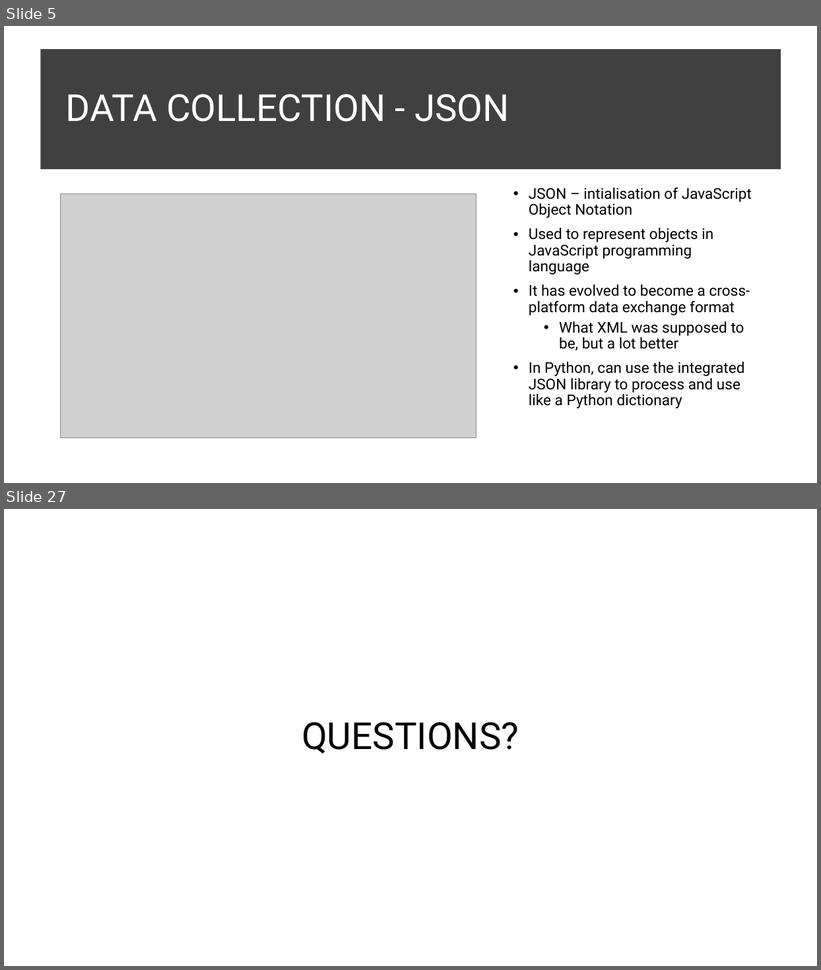
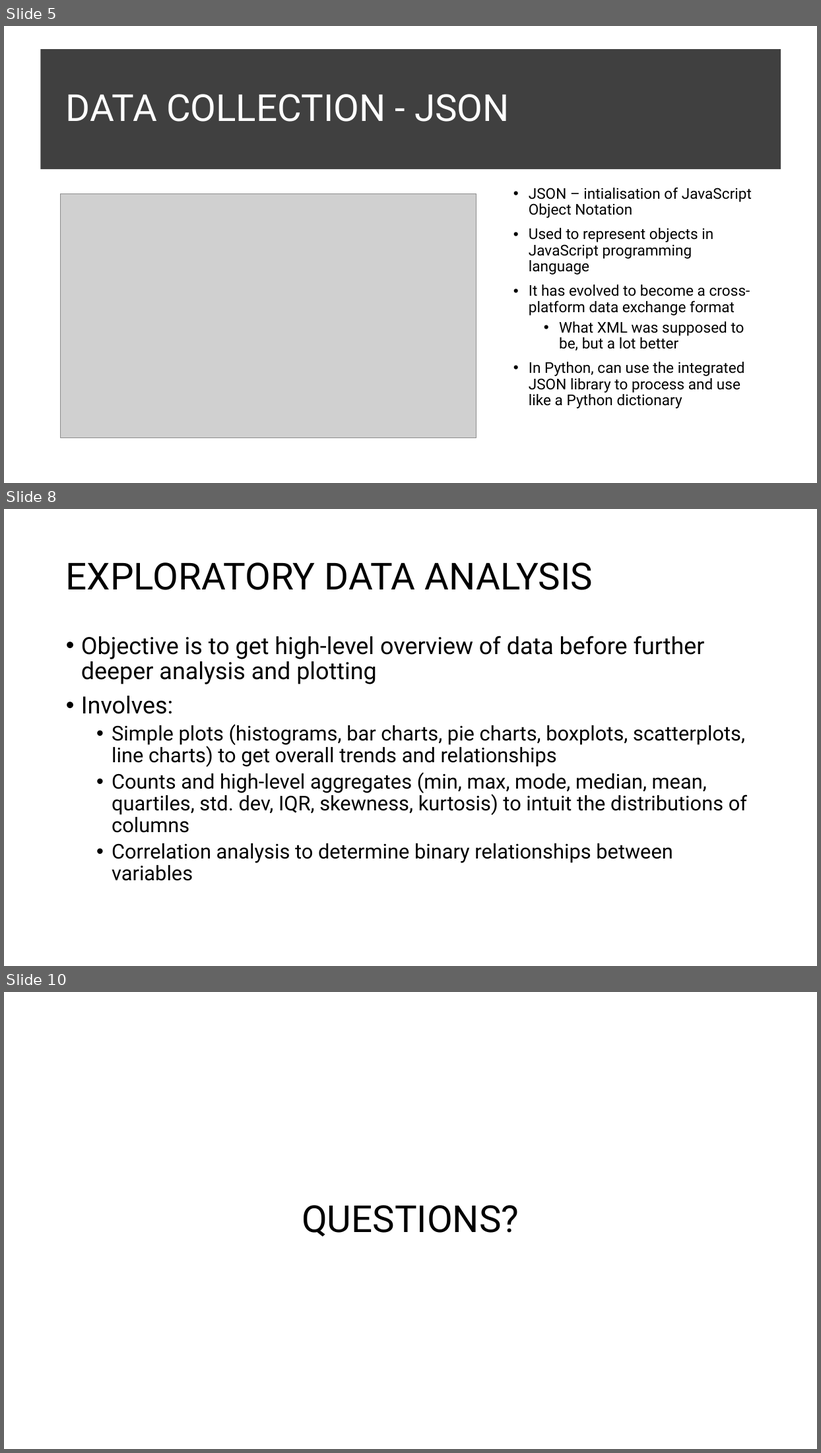
Before and after one commit to InzamamRahaman/COMP6940-2023, a slide deck: Lectures/Lecture 2/COMP6940 Lecture 2.pptx. Shown one above the other, each under a label of ours: slides 5 and 27 before the commit, slides 5, 8 and 10 after it; the slides between them are not shown. The pictures are 821x970 and 821x1453 pixels, drawn with LibreOffice and Linux fonts; fonts in the diff are those of the drawing; grey boxes stand for pictures. Boxes give left, top, right and bottom in pixels: in the first picture for what was removed or moved away, otherwise in the second. Text is boxed around its words. In the diff, an @@ line names an element or a change of style, - is before the commit and + after.

```diff
--- a/Lectures/Lecture 2/COMP6940 Lecture 2.pptx
+++ b/Lectures/Lecture 2/COMP6940 Lecture 2.pptx
@@ slide 8 added at bbox=[4, 509, 817, 966], background #FFFFFF @@
@@ title added at bbox=[66, 562, 593, 590], 44 pt, text #000000 @@
+EXPLORATORY DATA ANALYSIS
@@ text added at bbox=[81, 636, 747, 881], 24 pt, text #000000 @@
+• Objective is to get high-level overview of data before further deeper analysis and plotting
+• Involves:
+  • Simple plots (histograms, bar charts, pie charts, boxplots, scatterplots, line charts) to get overall trends and relationships
+  • Counts and high-level aggregates (min, max, mode, median, mean, quartiles, std. dev, IQR, skewness, kurtosis) to intuit the distributions of columns
+  • Correlation analysis to determine binary relationships between variables
@@ what was slide 27 is now slide 10 @@
```
Also in this commit, not shown: 3 slides changed, 3 other slides added, 22 slides removed, 12 other files.
